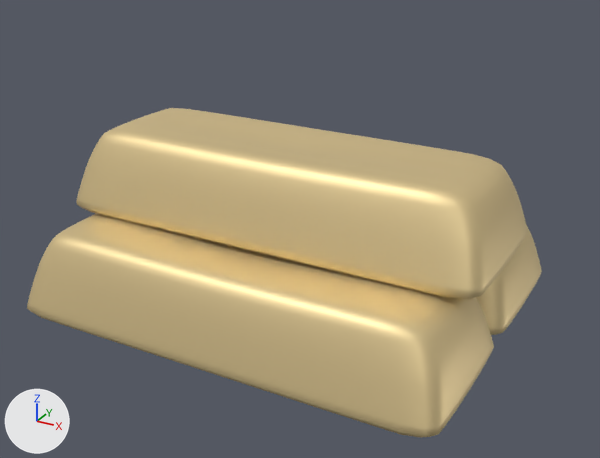
The glTF model obj/scene4/money.gltf, before and after one commit.
One viewpoint serves both versions: a 50 mm lens placed at (4.37, -7.81, 3.84), pointed at (-0.19, 0.48, -0.31). Every picture has the same lights, and +X, +Y and +Z are marked at lower left. Where no turn or scale is listed for an object, it has been applied to the vertices.

Names of what the first picture shows: '3D Gold OBJ.obj', '3D Gold OBJ.obj.001', '3D Gold OBJ.obj.002'.
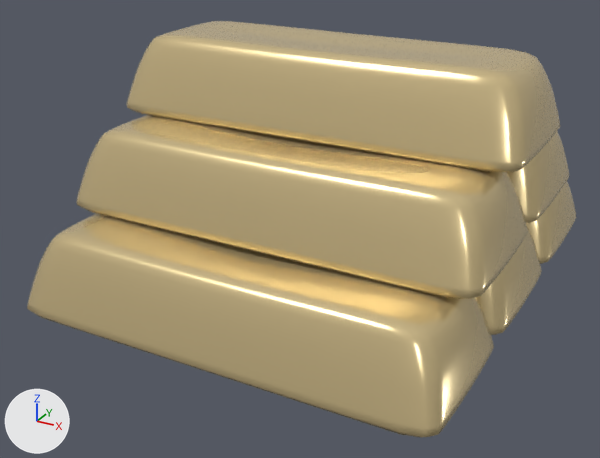
The newer file is also turned or shifted as a whole; pictures and numbers use the older file's frame.

The change, as a diff of the scene's bpy script:
```diff
--- a/obj/scene4/money.gltf.py
+++ b/obj/scene4/money.gltf.py
@@ mat_default @@
 n0 = _N.new('ShaderNodeBsdfPrincipled'); n0.name = 'Principled BSDF'
 n0.inputs[1].default_value = 0.662  # 'Metallic'
-n0.inputs[2].default_value = 0.529  # 'Roughness'
+n0.inputs[2].default_value = 0.23  # 'Roughness'
 n1 = _N.new('ShaderNodeOutputMaterial'); n1.name = 'Material Output'
-n2 = _N.new('ShaderNodeNormalMap'); n2.name = 'Normal Map'
-n2.uv_map = 'UVMap'
-n3 = _N.new('ShaderNodeTexImage'); n3.name = 'Image Texture'
-n3.image = img_3d_gold_bump_map
 _L.new(n0.outputs[0], n1.inputs[0])  # 'BSDF' to 'Surface'
-_L.new(n2.outputs[0], n0.inputs[5])  # 'Normal' to 'Normal'
-_L.new(n3.outputs[0], n2.inputs[1])  # 'Color' to 'Color'
@@ mat_default_001 @@
 n0 = _N.new('ShaderNodeBsdfPrincipled'); n0.name = 'Principled BSDF'
 n0.inputs[1].default_value = 0.662  # 'Metallic'
-n0.inputs[2].default_value = 0.529  # 'Roughness'
+n0.inputs[2].default_value = 0.23  # 'Roughness'
 n1 = _N.new('ShaderNodeOutputMaterial'); n1.name = 'Material Output'
-n2 = _N.new('ShaderNodeNormalMap'); n2.name = 'Normal Map'
-n2.uv_map = 'UVMap'
-n3 = _N.new('ShaderNodeTexImage'); n3.name = 'Image Texture'
-n3.image = img_3d_gold_bump_map
 _L.new(n0.outputs[0], n1.inputs[0])  # 'BSDF' to 'Surface'
-_L.new(n2.outputs[0], n0.inputs[5])  # 'Normal' to 'Normal'
-_L.new(n3.outputs[0], n2.inputs[1])  # 'Color' to 'Color'
@@ mat_default_002 @@
 n0 = _N.new('ShaderNodeBsdfPrincipled'); n0.name = 'Principled BSDF'
 n0.inputs[1].default_value = 0.662  # 'Metallic'
-n0.inputs[2].default_value = 0.529  # 'Roughness'
+n0.inputs[2].default_value = 0.23  # 'Roughness'
 n1 = _N.new('ShaderNodeOutputMaterial'); n1.name = 'Material Output'
-n2 = _N.new('ShaderNodeNormalMap'); n2.name = 'Normal Map'
-n2.uv_map = 'UVMap'
-n3 = _N.new('ShaderNodeTexImage'); n3.name = 'Image Texture'
-n3.image = img_3d_gold_bump_map
 _L.new(n0.outputs[0], n1.inputs[0])  # 'BSDF' to 'Surface'
-_L.new(n2.outputs[0], n0.inputs[5])  # 'Normal' to 'Normal'
-_L.new(n3.outputs[0], n2.inputs[1])  # 'Color' to 'Color'
@@ ob_3d_gold_obj_obj_005 @@
+ob_3d_gold_obj_obj_005 = bpy.data.objects.new('3D Gold OBJ.obj.005', me_3d_gold_obj_obj_005)  # 866 vertices, 1728 faces; spans x -2.54..2.54, y -0.98..0.98, z -0.48..0.48; in mat_default_005 (beige #ebd49f)
+ob_3d_gold_obj_obj_005.location = (0.0, 0.99, 1.46)
@@ ob_3d_gold_obj_obj_004 @@
+ob_3d_gold_obj_obj_004 = bpy.data.objects.new('3D Gold OBJ.obj.004', me_3d_gold_obj_obj_004)  # 866 vertices, 1728 faces; spans x -2.54..2.54, y -0.98..0.98, z -0.48..0.48; in mat_default_004 (beige #ebd49f)
+ob_3d_gold_obj_obj_004.location = (0.0, 2.02, 0.52)
@@ ob_3d_gold_obj_obj_003 @@
+ob_3d_gold_obj_obj_003 = bpy.data.objects.new('3D Gold OBJ.obj.003', me_3d_gold_obj_obj_003)  # 866 vertices, 1728 faces; spans x -2.54..2.54, y -0.98..0.98, z -0.48..0.48; in mat_default_003 (beige #ebd49f)
+ob_3d_gold_obj_obj_003.location = (0.0, 3.02, -0.43)
```

Pixel boxes (x1, y1, x2, y2) of what changed, in the pictures (600 x 458 px):
'3D Gold OBJ.obj', surface changed (brown to beige): (27, 213, 494, 436) in both
'3D Gold OBJ.obj.002', surface changed: (77, 108, 528, 299) in both
'3D Gold OBJ.obj.005', added (beige): after (126, 21, 560, 172)
'3D Gold OBJ.obj.001', surface changed (beige to brown): (476, 225, 542, 335) in both
'3D Gold OBJ.obj.004', added: after (507, 131, 569, 223)
'3D Gold OBJ.obj.003', added: after (526, 182, 576, 264)
